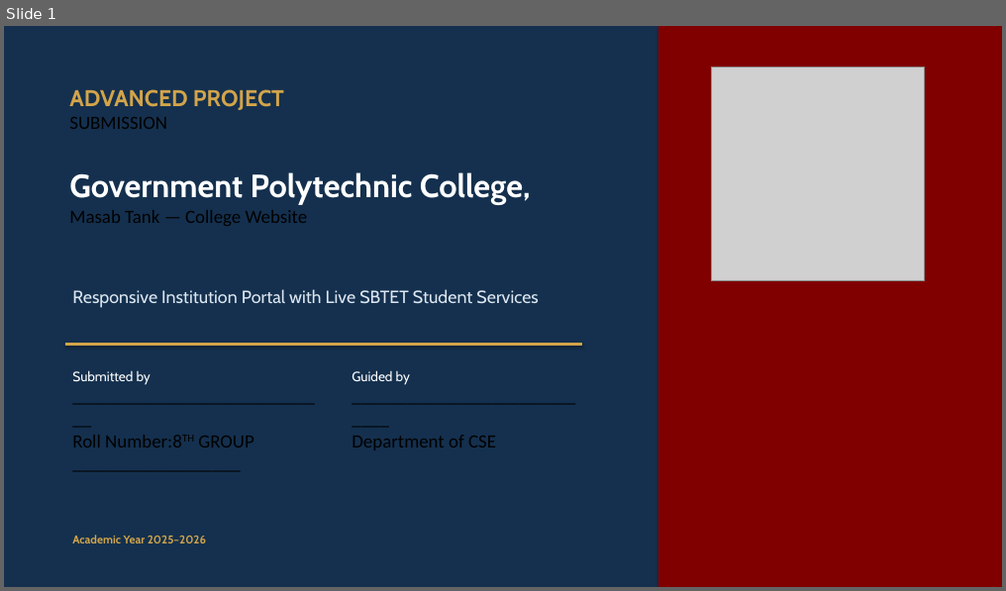
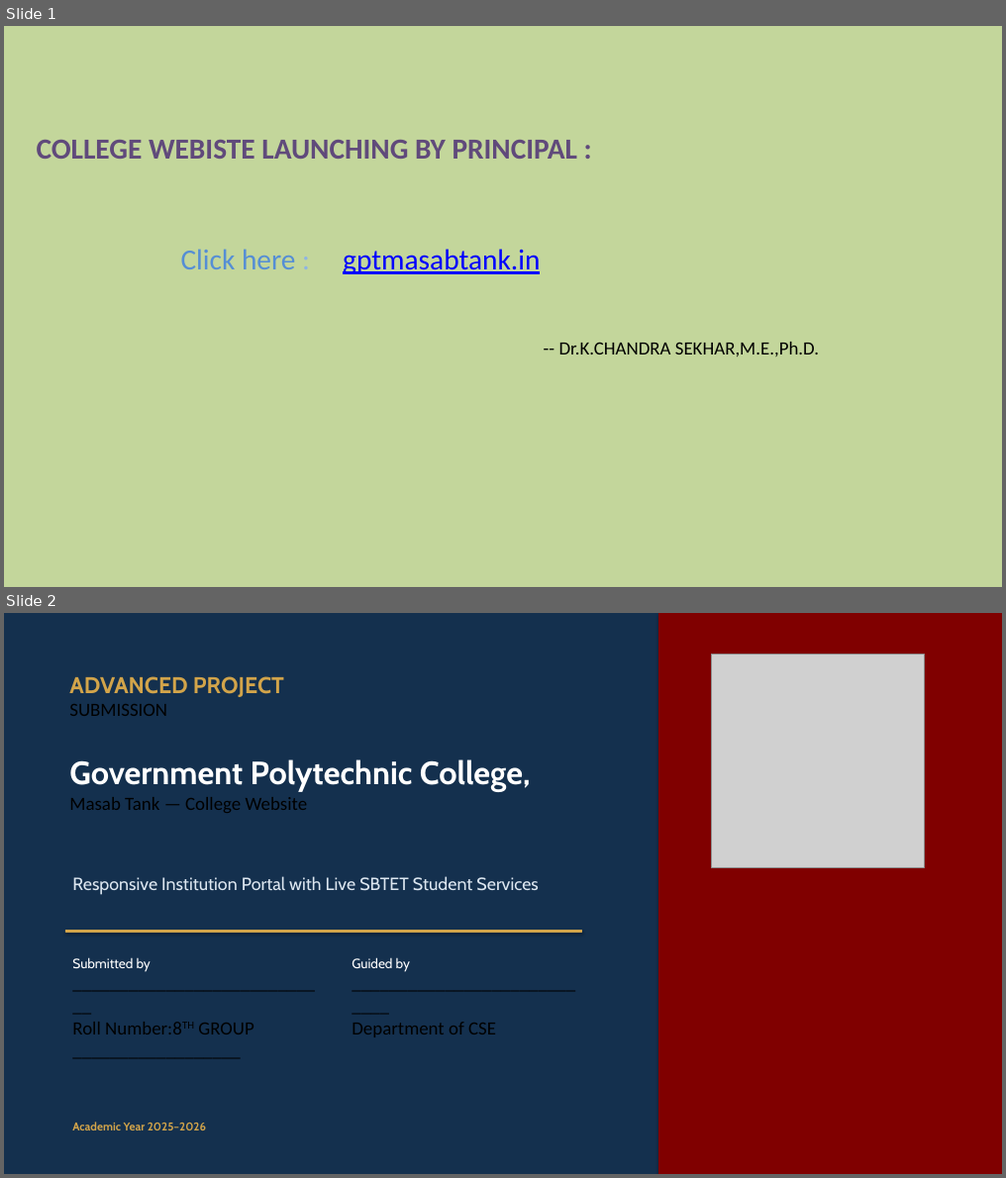
Before and after one commit to Ramcharan1820/gptmasabtank-hyd, a slide deck: Advanced_Project_Submission_Presentation.pptx. Shown one above the other, each under a label of ours: slide 1 before the commit, slides 1 and 2 after it. The pictures are 1006x591 and 1006x1178 pixels, drawn with LibreOffice and Linux fonts; fonts in the diff are those of the drawing; grey boxes stand for pictures. Boxes give left, top, right and bottom in pixels: in the first picture for what was removed or moved away, otherwise in the second. Text is boxed around its words. In the diff, an @@ line names an element or a change of style, - is before the commit and + after.

```diff
--- a/Advanced_Project_Submission_Presentation.pptx
+++ b/Advanced_Project_Submission_Presentation.pptx
@@ slide 1 added at box(4, 26, 1002, 587), background #C3D69B @@
@@ text added at box(37, 140, 577, 159), 28 pt, text #604A7B, bold @@
+COLLEGE WEBISTE LAUNCHING BY PRINCIPAL :
@@ text added at box(181, 249, 540, 274), 28 pt, text #0000FF, underline @@
+Click here : gptmasabtank.in
@@ text added at box(559, 342, 819, 357), 18 pt, text #000000 @@
+-- Dr.K.CHANDRA SEKHAR,M.E.,Ph.D.
@@ what was slide 1 is now slide 2 @@
```
Also in this commit, not shown: 11 other files.
